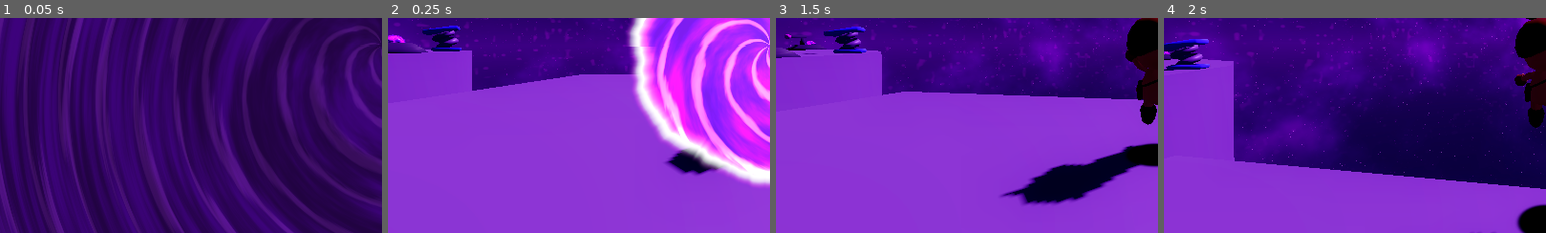
Above: before the commit, frames 1-4 (left to right).
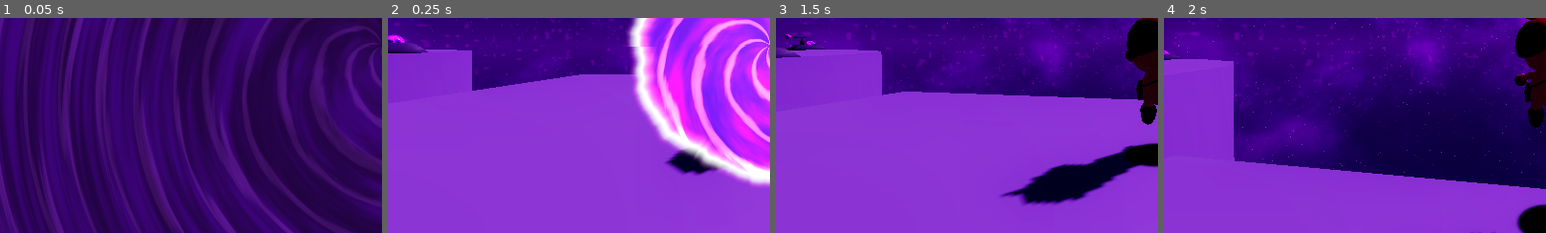
Above: after the commit, the same moments.

Repository: Dempsey845/the-courier
Game: Godot game, scene res://World/Areas/FrogRealm/frog_realm.tscn
Two runs of this game, one before a commit and one after it. Both use one fixed random seed, a clock stepped at 60 frames per second and the inputs below. This scene is started directly instead of the project's main scene.
Inputs (mouse positions are % of the whole screen's width and height, from its top left):
- Up to frame 1 (0.05 s): no input
- Up to frame 2 (0.25 s): no input
- Up to frame 3 (1.5 s): tap Enter at 0.5 s; move the mouse to (55, 50) at 0.52 s; hold W (move_forward) from 0.53 s (still down); click (55, 50) at 0.6 s; tap Space (jump) at 0.77 s; move the mouse to (45, 50) at 1.27 s; tap E (interact) at 1.35 s
- Up to frame 4 (2 s): keep holding W (move_forward); tap Space (jump) at 1.52 s
The pictures show only the part of the screen within x 0-50%, y 44-94%; the shares and areas given below are measured in that part.

Frame 1 is identical in both runs. In frame 2, 0.7% of the frame differs, in the area x 9-20%, y 3-16%; in frame 3, 0.8%; in frame 4, 1.1%, in the area x 0-12%, y 9-25%.

Commit message:
FrogBoss has a custom upward and forward force on the player when the player hits them. Introduced spring platforms on shield lowered.

Diff:
--- a/Player/player_hit_manager.gd
+++ b/Player/player_hit_manager.gd
@@ -18,5 +18,8 @@
 
 
 func _hit_hurtbox(hurtbox: Hurtbox) -> void:
-	if hurtbox.flags.has("UpwardForce"):
+	if hurtbox.get_parent() is FrogBoss:
+		player.apply_upward_force(upward_force * 2)
+		player.apply_forward_force(22)
+	elif hurtbox.flags.has("UpwardForce"):
 		player.apply_upward_force(upward_force)
--- a/World/Areas/FrogRealm/frog_boss.gd
+++ b/World/Areas/FrogRealm/frog_boss.gd
@@ -18,6 +18,7 @@
 @export var player: Node3D
 @export var shield: FrogShield
 @export var visual: FrogBossVisual
+@export var spring_platforms_owner: Node3D
 
 @export_category("Encounter")
 @export var start_range: float = 45.0
@@ -35,6 +36,7 @@
 @onready var shield_shockwave_ring: GPUParticles3D = (
 	%ShieldBody/ShieldShockwaveRing
 )
+@onready var shield_body: StaticBody3D = %ShieldBody
 @onready var frog_boss_ui: FrogBossUI = $FrogBossUI
 
 var current_state: State = State.IDLE
@@ -290,5 +292,9 @@
 
 
 func _on_shield_lowered() -> void:
-	shield_hurtbox.set_deferred("monitorable", false)
-	shield_hurtbox.set_deferred("monitoring", false)
+	shield_body.queue_free.call_deferred()
+	for spring_platform: Node3D in spring_platforms_owner.get_children():
+		if spring_platform is not SpringPlatform:
+			continue
+
+		spring_platform.introduce()
--- a/World/Areas/FrogRealm/frog_boss.tscn
+++ b/World/Areas/FrogRealm/frog_boss.tscn
@@ -9,8 +9,9 @@
 [ext_resource type="Script" uid="uid://dswhdacq2khkk" path="res://Components/hurtbox.gd" id="6_qvtow"]
 [ext_resource type="PackedScene" uid="uid://mk2ngqtci0le" path="res://World/Areas/FrogRealm/frog_boss_ui.tscn" id="7_k5umt"]
 
-[sub_resource type="SphereShape3D" id="SphereShape3D_xrivr"]
-radius = 9.415994
+[sub_resource type="CylinderShape3D" id="CylinderShape3D_bvgwd"]
+height = 2.9625
+radius = 8.0
 
 [sub_resource type="ShaderMaterial" id="ShaderMaterial_13qdw"]
 render_priority = 1
@@ -85,6 +86,9 @@
 rings = 24
 ring_segments = 8
 
+[sub_resource type="SphereShape3D" id="SphereShape3D_xrivr"]
+radius = 9.415994
+
 [node name="FrogBoss" type="StaticBody3D" unique_id=1491294978 node_paths=PackedStringArray("health", "shield", "visual")]
 script = ExtResource("1_wemoa")
 health = NodePath("Health")
@@ -101,11 +105,12 @@
 collision_mask = 64
 script = ExtResource("6_qvtow")
 health = NodePath("../Health")
+flags = Array[String](["UpwardForce"])
 metadata/_custom_type_script = "uid://dswhdacq2khkk"
 
 [node name="CollisionShape3D" type="CollisionShape3D" parent="FrogBossHurtbox" unique_id=1962529910]
-transform = Transform3D(1, 0, 0, 0, 1, 0, 0, 0, 1, 0, 10.626251, -1.2603297)
-shape = SubResource("SphereShape3D_xrivr")
+transform = Transform3D(1, 0, 0, 0, 1, 0, 0, 0, 1, 0, 18.6075, -1.1603299)
+shape = SubResource("CylinderShape3D_bvgwd")
 debug_color = Color(0.24099874, 0.63181865, 0.22024909, 1)
 
 [node name="FrogBossVisual" parent="." unique_id=205895835 instance=ExtResource("3_bvgwd")]
--- a/World/Areas/FrogRealm/frog_realm.tscn
+++ b/World/Areas/FrogRealm/frog_realm.tscn
@@ -879,9 +879,10 @@
 transform = Transform3D(1, 0, 0, 0, 1, 0, 0, 0, 1, 0, -2, -8.940697e-08)
 shape = SubResource("BoxShape3D_lbc42")
 
-[node name="FrogBoss" parent="." unique_id=1491294978 node_paths=PackedStringArray("player") instance=ExtResource("9_s85ib")]
+[node name="FrogBoss" parent="." unique_id=1491294978 node_paths=PackedStringArray("player", "spring_platforms_owner") instance=ExtResource("9_s85ib")]
 transform = Transform3D(1, 0, 0, 0, 1, 0, 0, 0, 1, -51.505283, -5.3, -0.44737053)
 player = NodePath("../Player")
+spring_platforms_owner = NodePath("../SpringPlatforms")
 
 [node name="CSGCombiner3D" type="CSGCombiner3D" parent="." unique_id=1900368148]
 transform = Transform3D(1, 0, 0, 0, 1, 0, 0, 0, 1, -52, 0, 0)
@@ -919,5 +920,13 @@
 [node name="ShieldTurret3" parent="." unique_id=1042678080 instance=ExtResource("16_1xr6s")]
 transform = Transform3D(-0.6, 0, 5.2453668e-08, 0, 0.59999985, 0, -5.2453668e-08, 0, -0.6, -52.129353, 1.001482, 30.219118)
 
-[node name="SpringPlatform" parent="." unique_id=1576561160 instance=ExtResource("13_lbc42")]
+[node name="SpringPlatforms" type="Node3D" parent="." unique_id=1557169294]
+
+[node name="SpringPlatform" parent="SpringPlatforms" unique_id=1576561160 instance=ExtResource("13_lbc42")]
 transform = Transform3D(-0.70710677, 0, 0.70710677, 0, 1, 0, -0.70710677, 0, -0.70710677, -30, 1, -21)
+
+[node name="SpringPlatform2" parent="SpringPlatforms" unique_id=1568562351 instance=ExtResource("13_lbc42")]
+transform = Transform3D(0.8660254, 0, 0.49999988, 0, 1, 0, -0.49999988, 0, 0.8660254, -35.6, 1, 26)
+
+[node name="SpringPlatform3" parent="SpringPlatforms" unique_id=993779301 instance=ExtResource("13_lbc42")]
+transform = Transform3D(-0.65497935, 0, -0.7556466, 0, 1, 0, 0.7556466, 0, -0.65497935, -75.73599, 1, -19.357882)
--- a/World/Areas/SpringPlatform/spring_platform.gd
+++ b/World/Areas/SpringPlatform/spring_platform.gd
@@ -1,3 +1,4 @@
+class_name SpringPlatform
 extends Node3D
 
 @export var upward_force: float = 12.0
@@ -25,3 +26,6 @@
 	player.apply_upward_force(upward_force)
 	if forward_force > 0.0:
 		player.apply_directional_force(forward_pivot.global_basis.y, forward_force)
+
+func introduce():
+	animation_player.play("introduce")
--- a/World/Areas/SpringPlatform/spring_platform.tscn
+++ b/World/Areas/SpringPlatform/spring_platform.tscn
@@ -30,7 +30,227 @@
 "times": PackedFloat32Array(0),
 "transitions": PackedFloat32Array(1),
 "update": 0,
-"values": [Vector3(0, 0, 0)]
+"values": [Vector3(0, -0.3, 0)]
+}
+tracks/2/type = "value"
+tracks/2/imported = false
+tracks/2/enabled = true
+tracks/2/path = NodePath("Platform:position")
+tracks/2/interp = 1
+tracks/2/loop_wrap = true
+tracks/2/keys = {
+"times": PackedFloat32Array(0),
+"transitions": PackedFloat32Array(1),
+"update": 0,
+"values": [Vector3(0, -3, 0)]
+}
+tracks/3/type = "value"
+tracks/3/imported = false
+tracks/3/enabled = true
+tracks/3/path = NodePath("Spring:position")
+tracks/3/interp = 1
+tracks/3/loop_wrap = true
+tracks/3/keys = {
+"times": PackedFloat32Array(0),
+"transitions": PackedFloat32Array(1),
+"update": 0,
+"values": [Vector3(0, -3.1, 0.2)]
+}
+tracks/4/type = "value"
+tracks/4/imported = false
+tracks/4/enabled = true
+tracks/4/path = NodePath("SpringActivationArea:position")
+tracks/4/interp = 1
+tracks/4/loop_wrap = true
+tracks/4/keys = {
+"times": PackedFloat32Array(0),
+"transitions": PackedFloat32Array(1),
+"update": 0,
+"values": [Vector3(0, -3, 0)]
+}
+tracks/5/type = "value"
+tracks/5/imported = false
+tracks/5/enabled = true
+tracks/5/path = NodePath("ForwardPivot:position")
+tracks/5/interp = 1
+tracks/5/loop_wrap = true
+tracks/5/keys = {
+"times": PackedFloat32Array(0),
+"transitions": PackedFloat32Array(1),
+"update": 0,
+"values": [Vector3(0, -1, -0.3)]
+}
+tracks/6/type = "value"
+tracks/6/imported = false
+tracks/6/enabled = true
+tracks/6/path = NodePath("Platform:scale")
+tracks/6/interp = 1
+tracks/6/loop_wrap = true
+tracks/6/keys = {
+"times": PackedFloat32Array(0),
+"transitions": PackedFloat32Array(1),
+"update": 0,
+"values": [Vector3(0.1, 0.1, 0.1)]
+}
+tracks/7/type = "value"
+tracks/7/imported = false
+tracks/7/enabled = true
+tracks/7/path = NodePath("AnimatableBody3D:scale")
+tracks/7/interp = 1
+tracks/7/loop_wrap = true
+tracks/7/keys = {
+"times": PackedFloat32Array(0),
+"transitions": PackedFloat32Array(1),
+"update": 0,
+"values": [Vector3(0.1, 0.1, 0.1)]
+}
+tracks/8/type = "value"
+tracks/8/imported = false
+tracks/8/enabled = true
+tracks/8/path = NodePath("SpringActivationArea:scale")
+tracks/8/interp = 1
+tracks/8/loop_wrap = true
+tracks/8/keys = {
+"times": PackedFloat32Array(0),
+"transitions": PackedFloat32Array(1),
+"update": 0,
+"values": [Vector3(0.1, 0.1, 0.1)]
+}
+tracks/9/type = "value"
+tracks/9/imported = false
+tracks/9/enabled = true
+tracks/9/path = NodePath("ForwardPivot:scale")
+tracks/9/interp = 1
+tracks/9/loop_wrap = true
+tracks/9/keys = {
+"times": PackedFloat32Array(0),
+"transitions": PackedFloat32Array(1),
+"update": 0,
+"values": [Vector3(0.1, 0.1, 0.1)]
+}
+
+[sub_resource type="Animation" id="Animation_3xs14"]
+resource_name = "introduce"
+length = 0.5
+tracks/0/type = "value"
+tracks/0/imported = false
+tracks/0/enabled = true
+tracks/0/path = NodePath("Platform:position")
+tracks/0/interp = 2
+tracks/0/loop_wrap = true
+tracks/0/keys = {
+"times": PackedFloat32Array(0, 0.5),
+"transitions": PackedFloat32Array(1, 1),
+"update": 0,
+"values": [Vector3(0, -3, 0), Vector3(0, 0, 0)]
+}
+tracks/1/type = "value"
+tracks/1/imported = false
+tracks/1/enabled = true
+tracks/1/path = NodePath("AnimatableBody3D:position")
+tracks/1/interp = 2
+tracks/1/loop_wrap = true
+tracks/1/keys = {
+"times": PackedFloat32Array(0, 0.5),
+"transitions": PackedFloat32Array(1, 1),
+"update": 0,
+"values": [Vector3(0, -3, 0), Vector3(0, 0, 0)]
+}
+tracks/2/type = "value"
+tracks/2/imported = false
+tracks/2/enabled = true
+tracks/2/path = NodePath("Spring:position")
+tracks/2/interp = 2
+tracks/2/loop_wrap = true
+tracks/2/keys = {
+"times": PackedFloat32Array(0, 0.5),
+"transitions": PackedFloat32Array(1, 1),
+"update": 0,
+"values": [Vector3(0, -3.1, 0.2), Vector3(0, -0.099999905, 0.2)]
+}
+tracks/3/type = "value"
+tracks/3/imported = false
+tracks/3/enabled = true
+tracks/3/path = NodePath("SpringActivationArea:position")
+tracks/3/interp = 2
+tracks/3/loop_wrap = true
+tracks/3/keys = {
+"times": PackedFloat32Array(0, 0.5),
+"transitions": PackedFloat32Array(1, 1),
+"update": 0,
+"values": [Vector3(0, -3, 0), Vector3(0, 0, 0)]
+}
+tracks/4/type = "value"
+tracks/4/imported = false
+tracks/4/enabled = true
+tracks/4/path = NodePath("ForwardPivot:position")
+tracks/4/interp = 2
+tracks/4/loop_wrap = true
+tracks/4/keys = {
+"times": PackedFloat32Array(0, 0.5),
+"transitions": PackedFloat32Array(1, 1),
+"update": 0,
+"values": [Vector3(0, -1, -0.3), Vector3(0, 2, -0.3)]
+}
+tracks/5/type = "value"
+tracks/5/imported = false
+tracks/5/enabled = true
+tracks/5/path = NodePath("Platform:scale")
+tracks/5/interp = 2
+tracks/5/loop_wrap = true
+tracks/5/keys = {
+"times": PackedFloat32Array(0, 0.5),
+"transitions": PackedFloat32Array(1, 1),
+"update": 0,
+"values": [Vector3(0.1, 0.1, 0.1), Vector3(1, 1, 1)]
+}
+tracks/6/type = "value"
+tracks/6/imported = false
+tracks/6/enabled = true
+tracks/6/path = NodePath("AnimatableBody3D:scale")
+tracks/6/interp = 2
+tracks/6/loop_wrap = true
+tracks/6/keys = {
+"times": PackedFloat32Array(0, 0.5),
+"transitions": PackedFloat32Array(1, 1),
+"update": 0,
+"values": [Vector3(0.1, 0.1, 0.1), Vector3(1, 1, 1)]
+}
+tracks/7/type = "value"
+tracks/7/imported = false
+tracks/7/enabled = true
+tracks/7/path = NodePath("Spring:scale")
+tracks/7/interp = 2
+tracks/7/loop_wrap = true
+tracks/7/keys = {
+"times": PackedFloat32Array(0, 0.5),
+"transitions": PackedFloat32Array(1, 1),
+"update": 0,
+"values": [Vector3(0.1, 0.1, 0.1), Vector3(1, 1, 1)]
+}
+tracks/8/type = "value"
+tracks/8/imported = false
+tracks/8/enabled = true
+tracks/8/path = NodePath("SpringActivationArea:scale")
+tracks/8/interp = 2
+tracks/8/loop_wrap = true
+tracks/8/keys = {
+"times": PackedFloat32Array(0, 0.5),
+"transitions": PackedFloat32Array(1, 1),
+"update": 0,
+"values": [Vector3(0.1, 0.1, 0.1), Vector3(1, 1, 1)]
+}
+tracks/9/type = "value"
+tracks/9/imported = false
+tracks/9/enabled = true
+tracks/9/path = NodePath("ForwardPivot:scale")
+tracks/9/interp = 2
+tracks/9/loop_wrap = true
+tracks/9/keys = {
+"times": PackedFloat32Array(0, 0.5),
+"transitions": PackedFloat32Array(1, 1),
+"update": 0,
+"values": [Vector3(0.1, 0.1, 0.1), Vector3(1, 1, 1)]
 }
 
 [sub_resource type="Animation" id="Animation_dyp2c"]
@@ -64,6 +284,7 @@
 [sub_resource type="AnimationLibrary" id="AnimationLibrary_7hia1"]
 _data = {
 &"RESET": SubResource("Animation_ee5f4"),
+&"introduce": SubResource("Animation_3xs14"),
 &"spring": SubResource("Animation_dyp2c")
 }
 
@@ -76,8 +297,11 @@
 forward_force = 16.0
 forward_pivot = NodePath("ForwardPivot")
 
+[node name="Platform" parent="." index="0" unique_id=609784157]
+transform = Transform3D(0.1, 0, 0, 0, 0.1, 0, 0, 0, 0.1, 0, -3, 0)
+
 [node name="AnimatableBody3D" type="AnimatableBody3D" parent="." index="1" unique_id=318458652]
-transform = Transform3D(1, 0, 0, 0, 1.0000001, 0, 0, 0, 1.0000001, 0, 0, 0)
+transform = Transform3D(0.1, 0, 0, 0, 0.1, 0, 0, 0, 0.1, 0, -0.3, 0)
 
 [node name="CollisionShape3D" type="CollisionShape3D" parent="AnimatableBody3D" index="0" unique_id=357732282]
 transform = Transform3D(1, 0, 0, 0, 0.9659258, 0.25881904, 0, -0.25881904, 0.9659258, 0, -0.1, 0.2)
@@ -85,12 +309,13 @@
 debug_color = Color(0.91883546, 0.020890478, 0.6910632, 1)
 
 [node name="Spring" parent="." index="2" unique_id=854755489]
-transform = Transform3D(1, 0, 0, 0, 0.9659258, 0.25881904, 0, -0.25881904, 0.9659258, 0, -0.1, 0.2)
+transform = Transform3D(1, 0, 0, 0, 0.9659258, 0.25881904, 0, -0.25881904, 0.9659258, 0, -3.1, 0.2)
 
 [node name="AnimationPlayer" type="AnimationPlayer" parent="." index="3" unique_id=894561871]
 libraries/ = SubResource("AnimationLibrary_7hia1")
 
 [node name="SpringActivationArea" type="Area3D" parent="." index="4" unique_id=200734411]
+transform = Transform3D(0.1, 0, 0, 0, 0.1, 0, 0, 0, 0.1, 0, -3, 0)
 collision_layer = 0
 collision_mask = 4
 
@@ -99,4 +324,4 @@
 shape = SubResource("BoxShape3D_13qdw")
 
 [node name="ForwardPivot" type="Marker3D" parent="." index="5" unique_id=1496311730]
-transform = Transform3D(-1, 2.6645353e-15, 8.742278e-08, -4.3711392e-08, 0.8660253, -0.5, -7.5710346e-08, -0.5, -0.8660253, 0, 2, -0.3)
+transform = Transform3D(-0.1, 2.5024338e-09, 1.307662e-08, -4.3711395e-09, 0.08660254, -0.05000001, -1.2575902e-08, -0.05000001, -0.08660254, 0, -1, -0.3)
Not shown: 3 places in World/Areas/FrogRealm/frog_realm.tscn that only renumber resources
